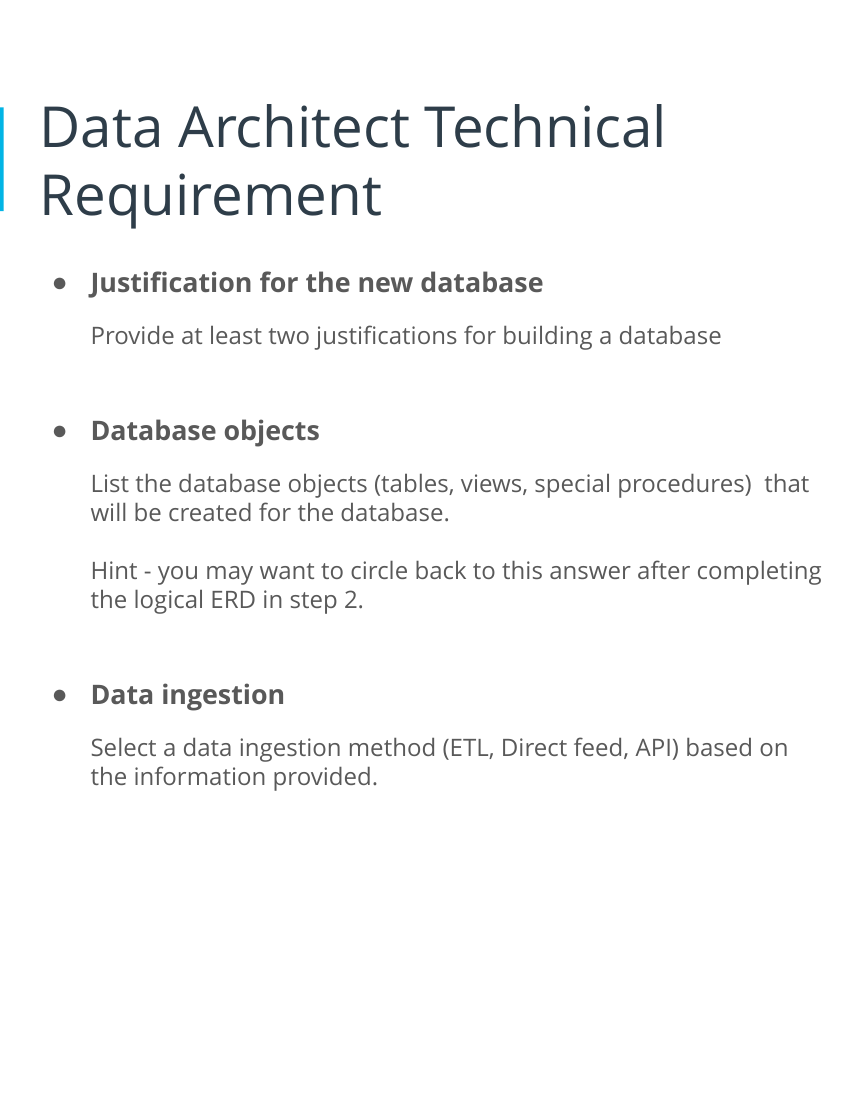
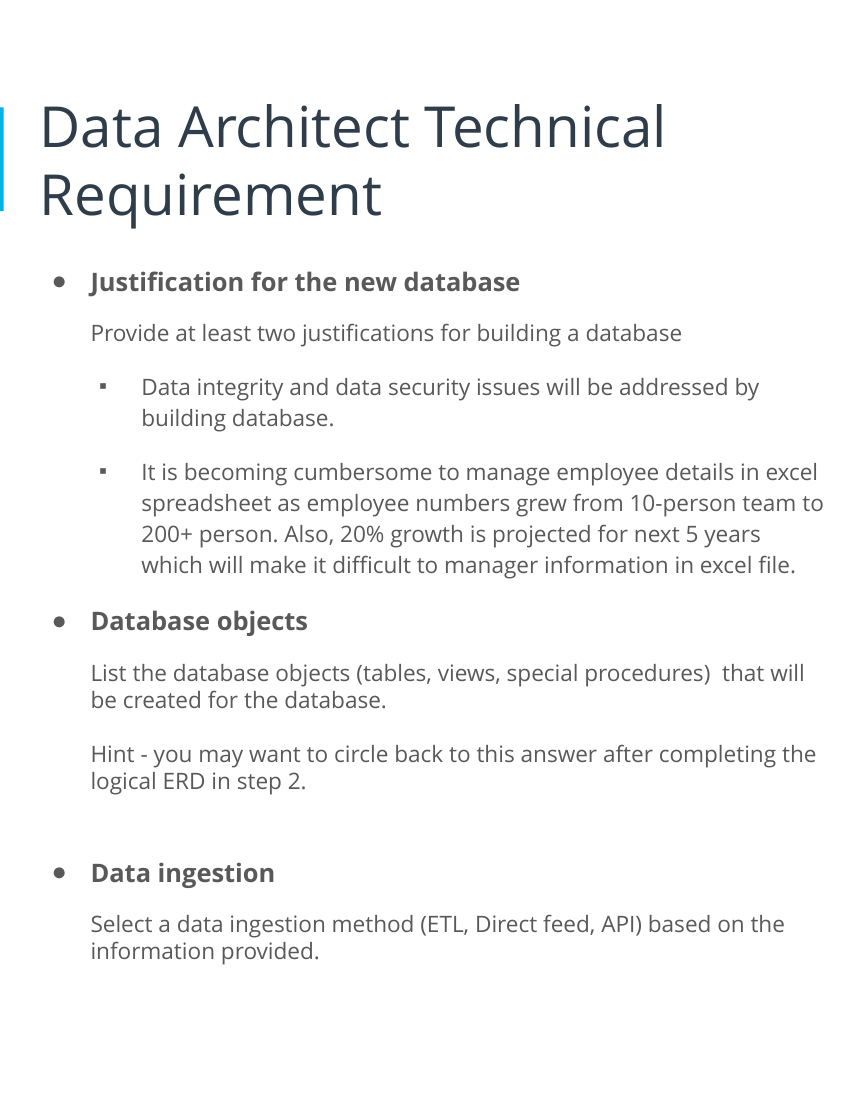
Before and after one commit to arpitsharma9/da-ud-design_hr_db, a slide deck: slide 7 of HR_Dataset_Assignment.pptx (slide 6 before the commit). Drawn at 865x1120 pixels with LibreOffice and Linux fonts; fonts in the diff are those of the drawing. Boxes give left, top, right and bottom in pixels: in the first picture for what was removed or moved away, otherwise in the second. Text is boxed around its words. In the diff, an @@ line names an element or a change of style, - is before the commit and + after.

```diff
--- a/HR_Dataset_Assignment.pptx
+++ b/HR_Dataset_Assignment.pptx
@@ text at [91,271,817,965]: size 19 to 18 pt in "Justification for the new database", "Database objects", "Data ingestion"; size 17 to 16 pt in "Provide at least two justifications for building ...", "List the database objects (tables, views, special ...", "Hint - you may want to circle ...", "Select a data ingestion method (ETL, Direct ..." @@
@@ text at [141,378,824,579]: paragraphs added @@
+  ▪ Data integrity and data security issues will be addressed by building database.
+  ▪ It is becoming cumbersome to manage employee details in excel spreadsheet as employee numbers grew from 10-person team to 200+ person. Also, 20% growth is projected for next 5 years which will make it difficult to manager information in excel file.
```
Also in this commit, not shown: 2 other slides changed, 1 slide added.
